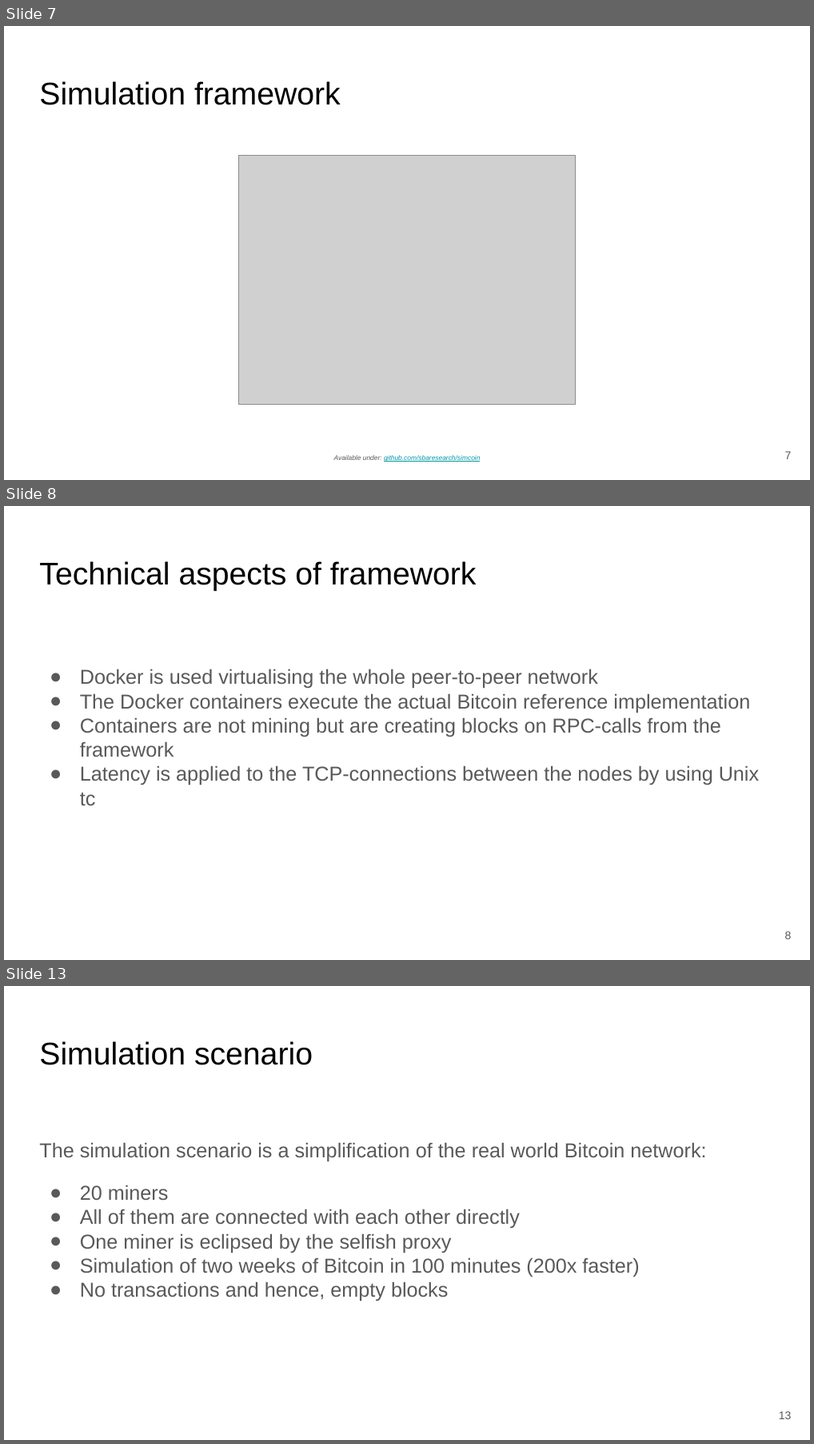
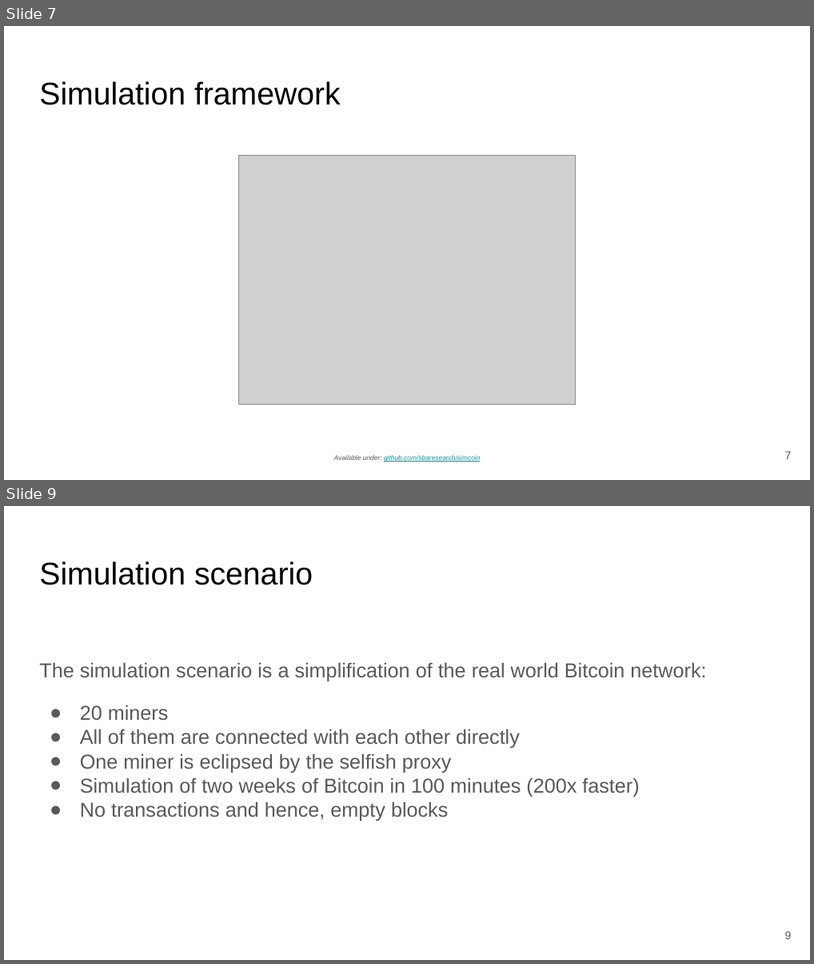
Before and after one commit to simonmulser/master-thesis, a slide deck: presentation/presentation.odp. Shown one above the other, each under a label of ours: slides 7, 8 and 13 before the commit, slides 7 and 9 after it; the slides between them are not shown. The pictures are 814x1444 and 814x964 pixels, drawn with LibreOffice and Linux fonts; fonts in the diff are those of the drawing; grey boxes stand for pictures. Boxes give left, top, right and bottom in pixels: in the first picture for what was removed or moved away, otherwise in the second. Text is boxed around its words. In the diff, an @@ line names an element or a change of style, - is before the commit and + after.

```diff
--- a/presentation/presentation.odp
+++ b/presentation/presentation.odp
@@ slide 8 removed at (4,506,810,960), background #FFFFFF @@
@@ title removed at (39,561,477,591) @@
-Technical aspects of framework
@@ text removed at (80,668,759,805) @@
-● Docker is used virtualising the whole peer-to-peer network
-● The Docker containers execute the actual Bitcoin reference implementation
-● Containers are not mining but are creating blocks on RPC-calls from the framework
-● Latency is applied to the TCP-connections between the nodes by using Unix tc
@@ page number removed at (786,931,792,939) @@
-8
@@ what was slide 13 is now slide 9 @@
@@ page number at (786,931,792,939): text changed @@
-13
+9
```
Also in this commit, not shown: 4 slides changed, 3 other slides removed, 1 other file.
